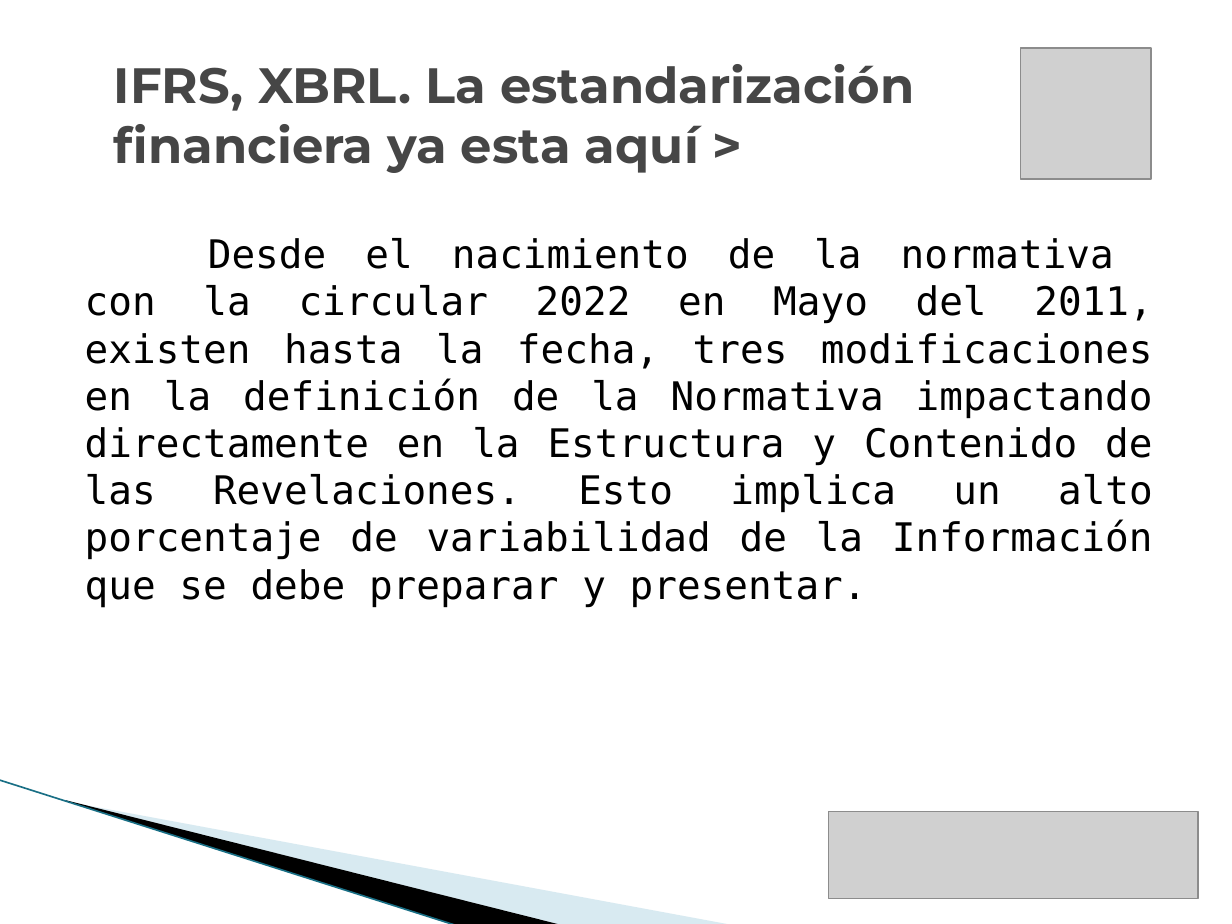
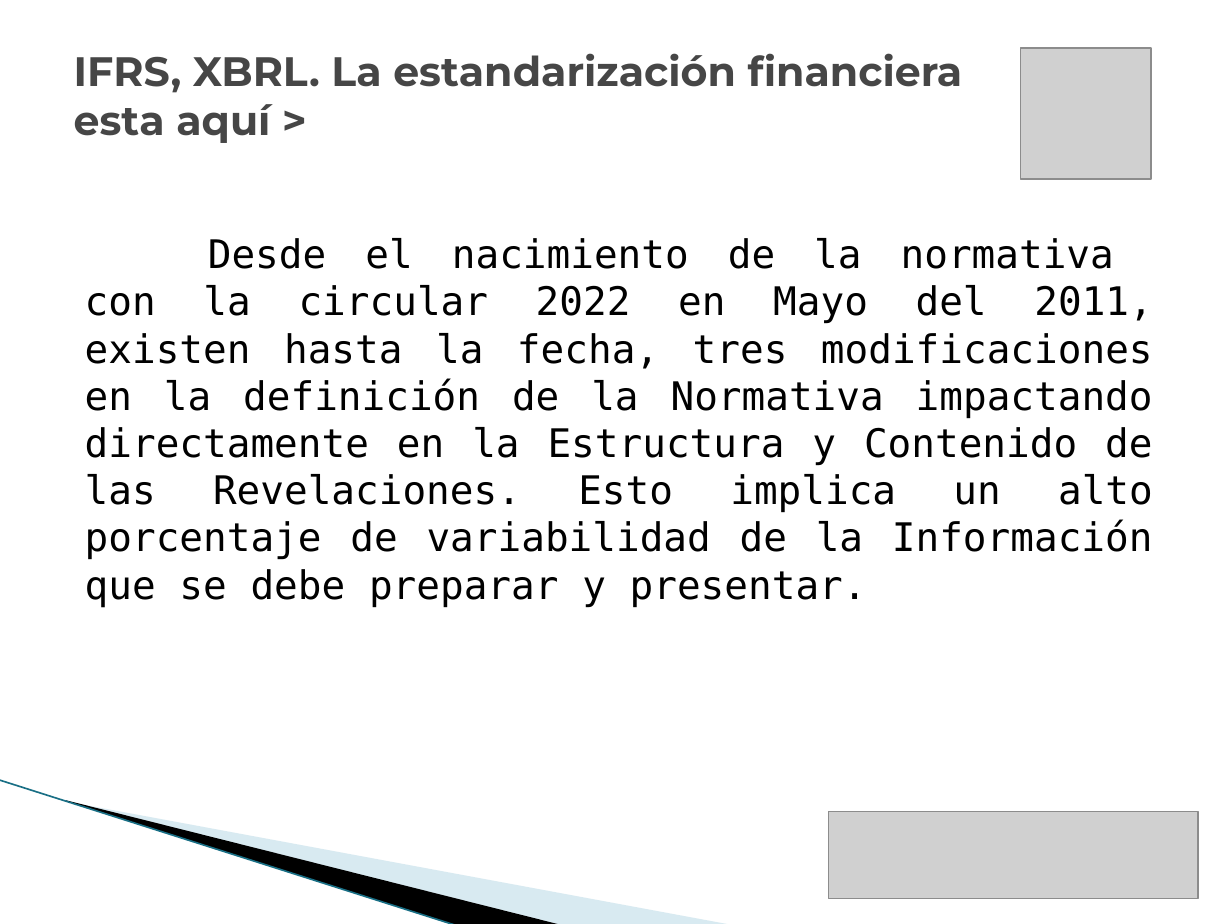
Before and after one commit to vicky1404/rev-ii, a slide deck: slide 7 of docs/comercial/brochure_2.pptx. Drawn at 1232x924 pixels with LibreOffice and Linux fonts; fonts in the diff are those of the drawing; grey boxes stand for pictures; background and template pictures are left out. Boxes give left, top, right and bottom in pixels: in the first picture for what was removed or moved away, otherwise in the second. Text is boxed around its words. In the diff, an @@ line names an element or a change of style, - is before the commit and + after.

```diff
--- a/docs/comercial/brochure_2.pptx
+++ b/docs/comercial/brochure_2.pptx
@@ title "IFRS, XBRL. La estandarización financiera ..." at <box>74,53,963,143</box>: vertical alignment top to middle @@
@@ title at <box>74,53,963,143</box>: text changed; size 29 to 24 pt @@
-IFRS, XBRL. La estandarización financiera ya esta aquí >
+IFRS, XBRL. La estandarización financiera
+esta aquí >
```
Also in this commit, not shown: 17 other slides changed, 2 slides added, 1 slide removed, 1 other file.
